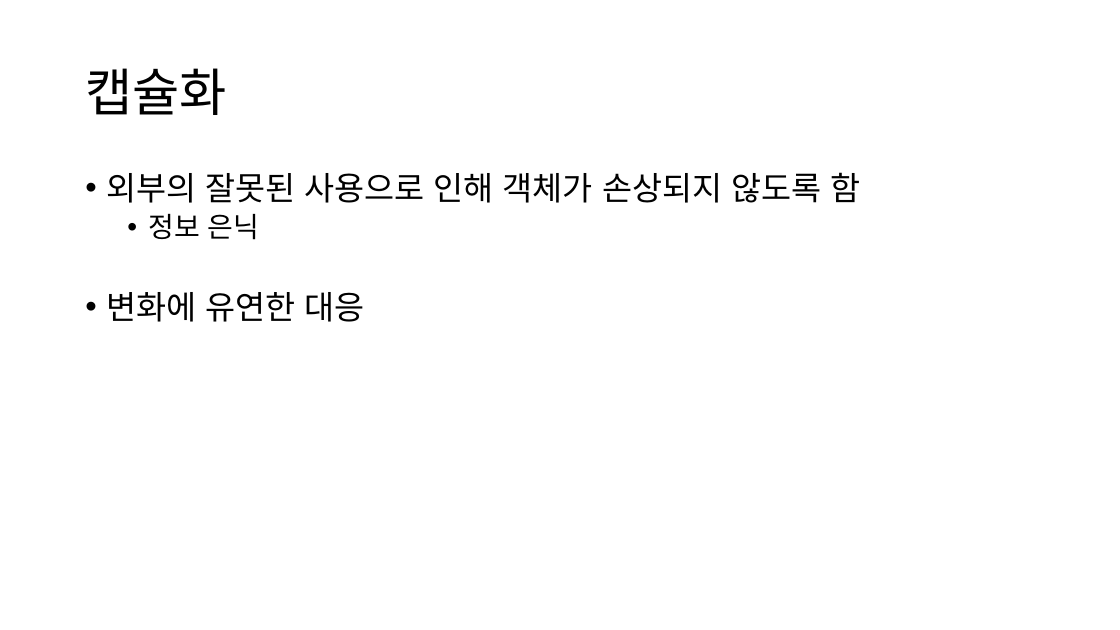
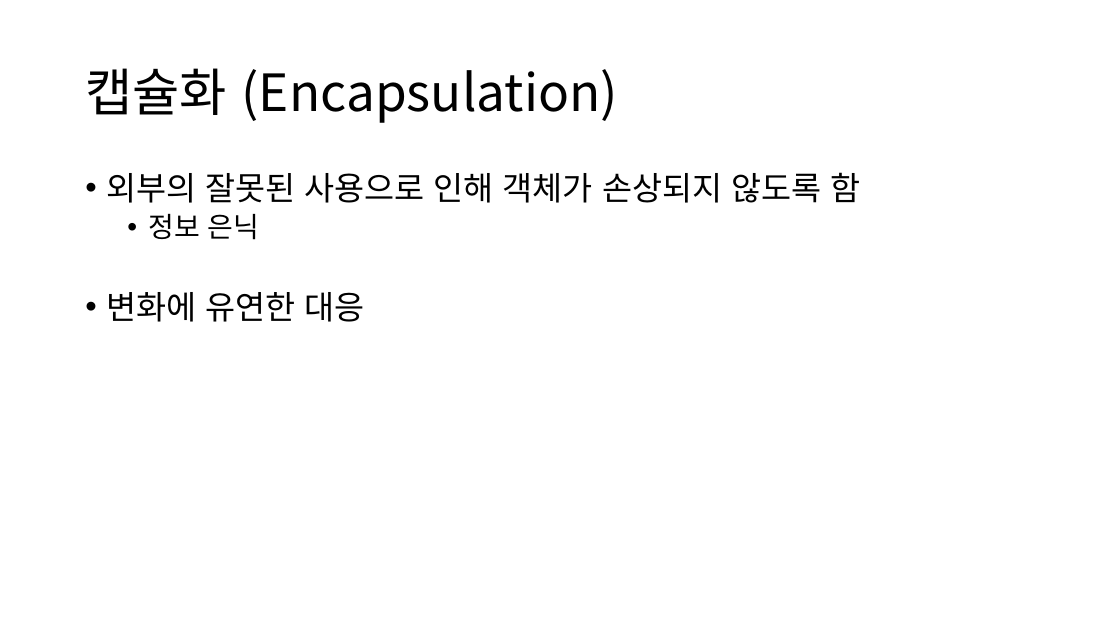
Before and after one commit to YonghoChoi/develop-note, a slide deck: slide 21 of ppt/객체지향 기본.pptx (slide 19 before the commit). Drawn at 1120x630 pixels with LibreOffice and Linux fonts; fonts in the diff are those of the drawing. Boxes give left, top, right and bottom in pixels: in the first picture for what was removed or moved away, otherwise in the second. Text is boxed around its words. In the diff, an @@ line names an element or a change of style, - is before the commit and + after.

```diff
--- a/ppt/객체지향 기본.pptx
+++ b/ppt/객체지향 기본.pptx
@@ title at [85,68,618,123]: text changed @@
-캡슐화
+캡슐화 (Encapsulation)
```
Also in this commit, not shown: 5 other slides changed, 9 slides added, 7 slides removed.
